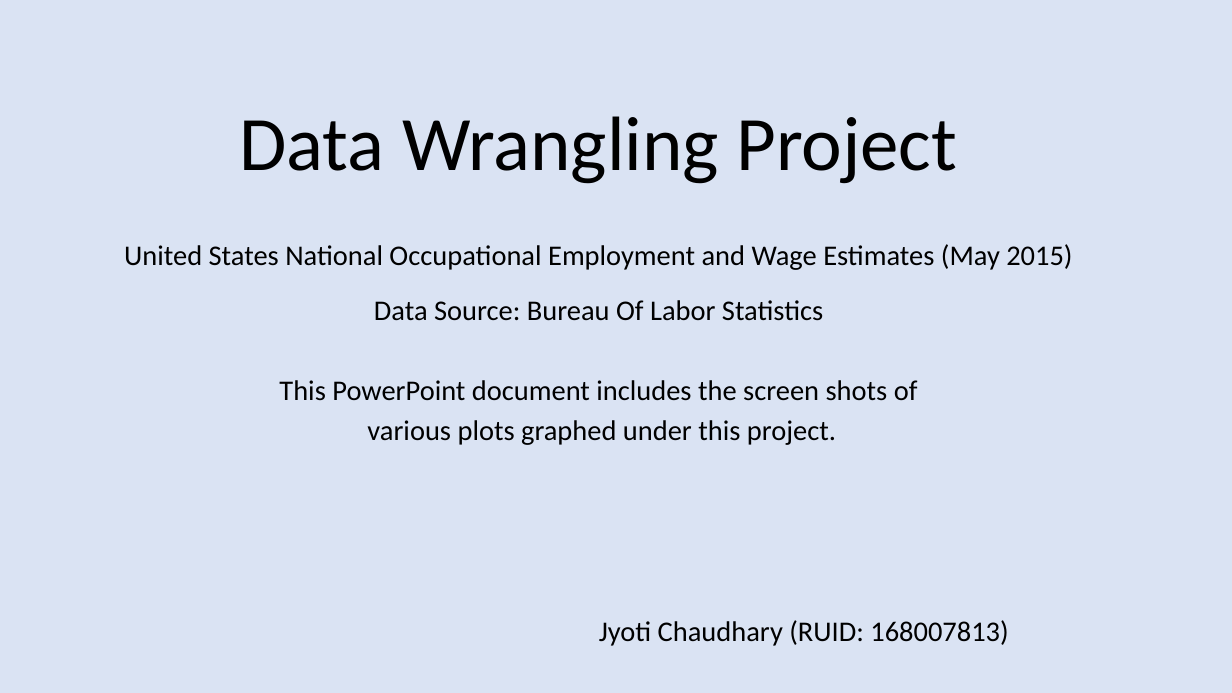
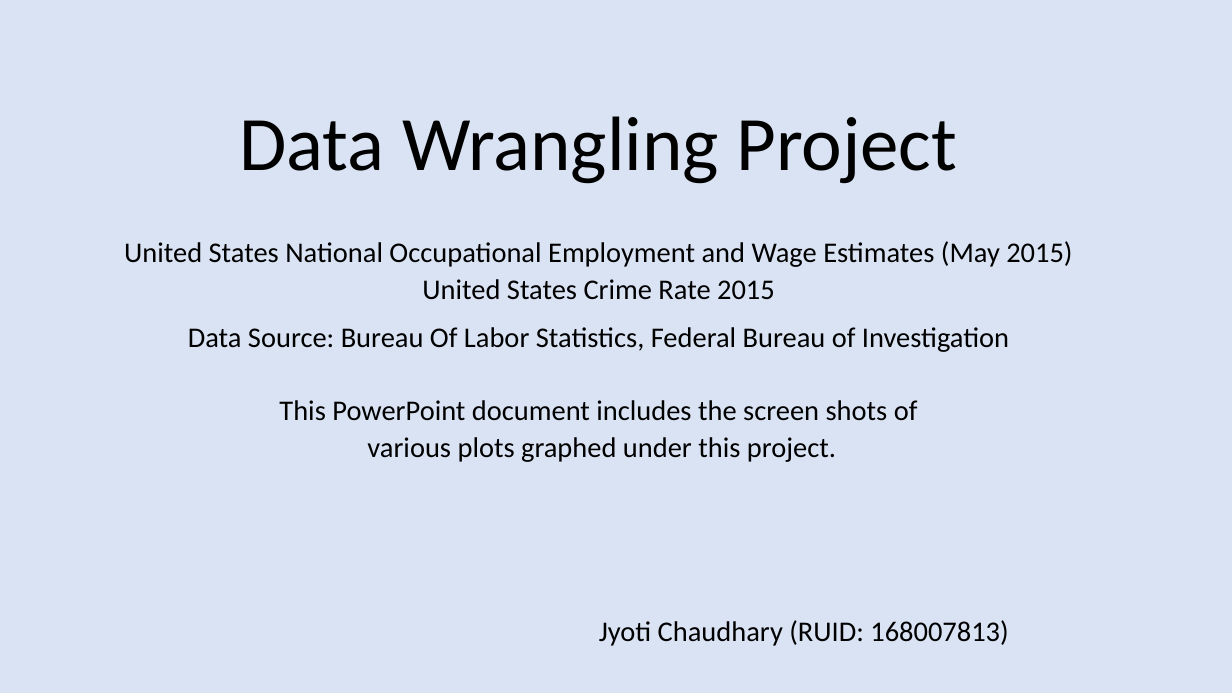
Before and after one commit to bernatfornescarbonell/Data-Wrangling-Exploratory-Analysis-in-R, a slide deck: slide 1 of Plots.pptx. Drawn at 1232x693 pixels with LibreOffice and Linux fonts; fonts in the diff are those of the drawing. Boxes give left, top, right and bottom in pixels: in the first picture for what was removed or moved away, otherwise in the second. Text is boxed around its words. In the diff, an @@ line names an element or a change of style, - is before the commit and + after.

Commit message:
updated project with crime data analysis

```diff
--- a/Plots.pptx
+++ b/Plots.pptx
@@ subtitle at [124,241,1072,352]: text changed @@
-United States National Occupational Employment and Wage Estimates (May 2015)
-Data Source: Bureau Of Labor Statistics
+United States National Occupational Employment and Wage Estimates (May 2015)
+United States Crime Rate 2015
+Data Source: Bureau Of Labor Statistics, Federal Bureau of Investigation
@@ subtitle at [279,400,1008,646]: line spacing 0.8 to 0.7 @@
```
Also in this commit, not shown: 4 slides added, 8 other files.
